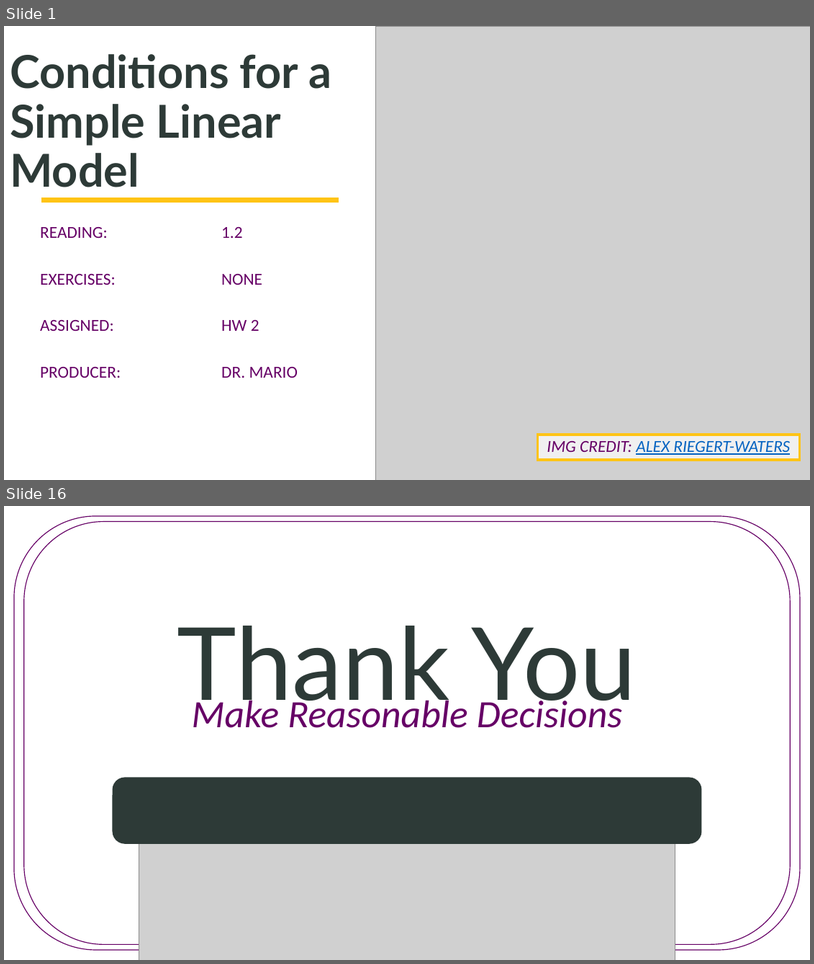
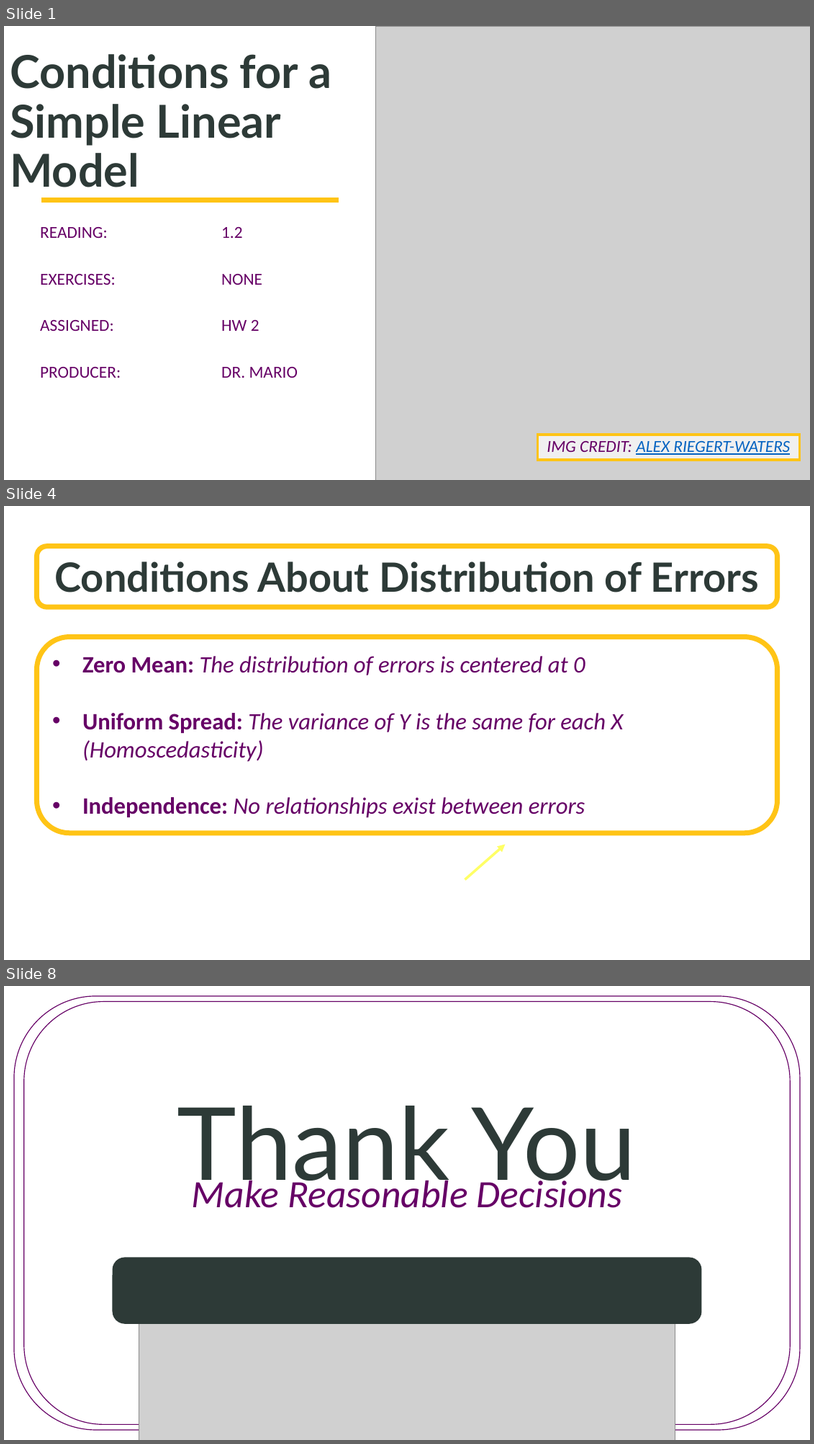
Before and after one commit to SuperMarioGiacomazzo/STOR455_WEBSITE, a slide deck: Lectures/4 - Conditions for a Simple Linear Model.pptx. Shown one above the other, each under a label of ours: slides 1 and 16 before the commit, slides 1, 4 and 8 after it; the slides between them are not shown. The pictures are 814x964 and 814x1444 pixels, drawn with LibreOffice and Linux fonts; fonts in the diff are those of the drawing; grey boxes stand for pictures; background and template pictures are left out. Boxes give left, top, right and bottom in pixels: in the first picture for what was removed or moved away, otherwise in the second. Text is boxed around its words. In the diff, an @@ line names an element or a change of style, - is before the commit and + after.

```diff
--- a/Lectures/4 - Conditions for a Simple Linear Model.pptx
+++ b/Lectures/4 - Conditions for a Simple Linear Model.pptx
@@ slide 4 added at [4, 506, 810, 960], background picture (left out) @@
@@ rounded rectangle added at [36, 546, 778, 607], fill #FFFFFF at 70% opacity, outline #FFC416 6 pt, 48 pt, text #2D3A37, bold @@
+Conditions About Distribution of Errors
@@ rounded rectangle added at [36, 636, 778, 833], fill #FFFFFF, outline #FFC416 6 pt, 28 pt, text #660066, italic @@
+• Zero Mean: The distribution of errors is centered at 0
+• Uniform Spread: The variance of Y is the same for each X (Homoscedasticity)
+• Independence: No relationships exist between errors
@@ arrow added from (465, 879) to (506, 844), #FFFF66 3 pt @@
@@ what was slide 16 is now slide 8 @@
```
Also in this commit, not shown: 5 other slides added, 14 slides removed, 12 other files.
